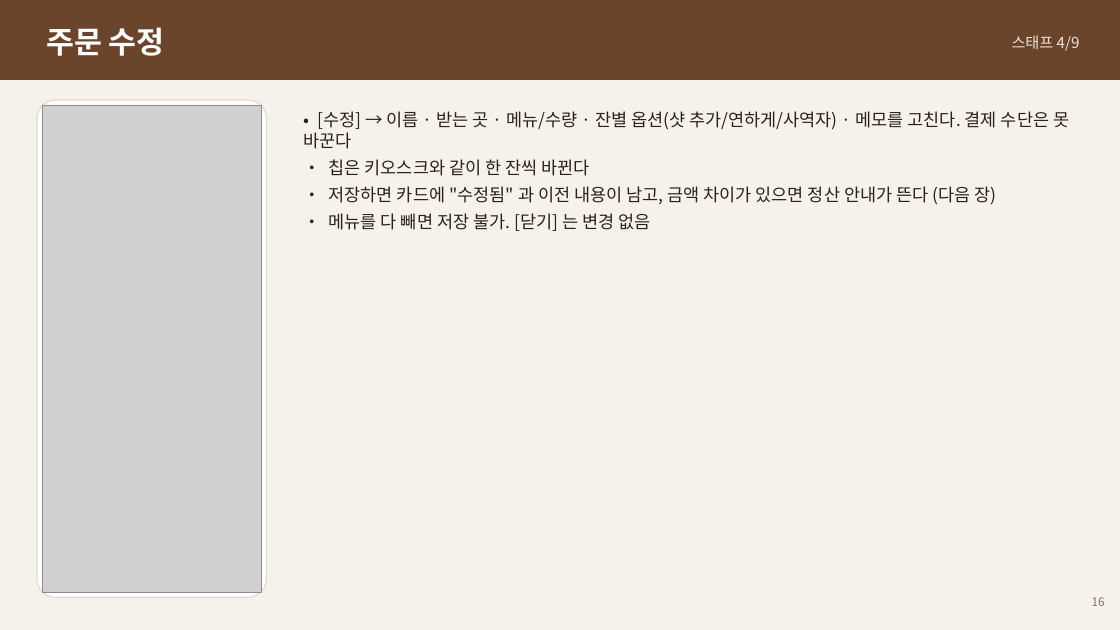
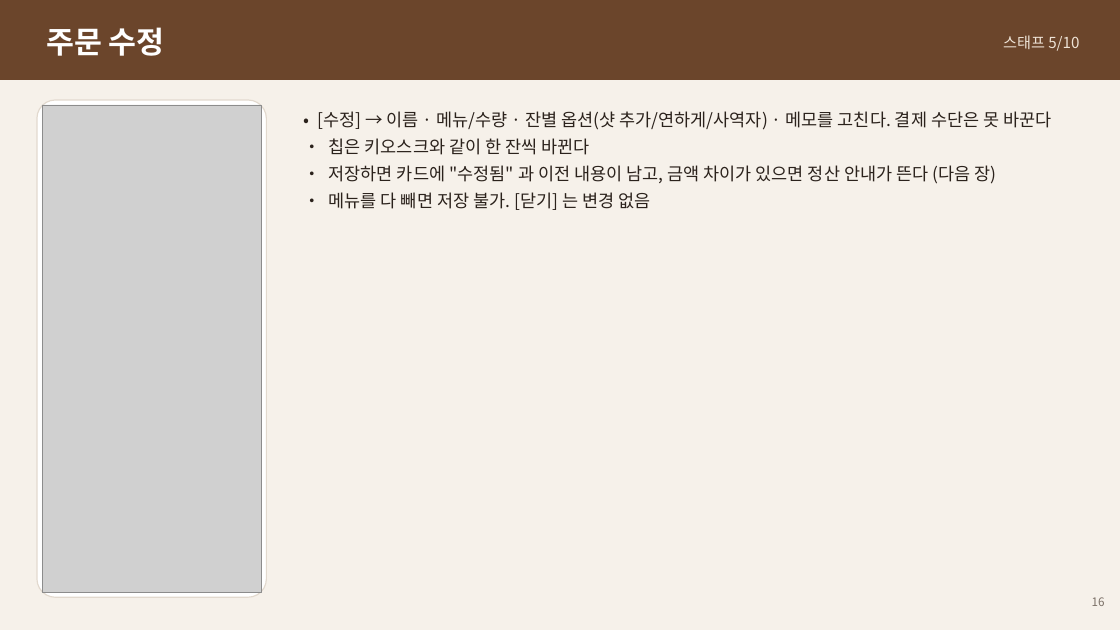
Before and after one commit to Danjjinbibbang/shine_kiosk, a slide deck: slide 16 of docs/manual/열린카페-사용자매뉴얼.pptx. Drawn at 1120x630 pixels with LibreOffice and Linux fonts; fonts in the diff are those of the drawing; grey boxes stand for pictures. Boxes give left, top, right and bottom in pixels: in the first picture for what was removed or moved away, otherwise in the second. Text is boxed around its words. In the diff, an @@ line names an element or a change of style, - is before the commit and + after.

```diff
--- a/docs/manual/열린카페-사용자매뉴얼.pptx
+++ b/docs/manual/열린카페-사용자매뉴얼.pptx
@@ text at [1003, 35, 1079, 51]: text changed @@
-스태프 4/9
+스태프 5/10
@@ text at [317, 111, 1051, 130]: text changed @@
-• [수정] → 이름 · 받는 곳 · 메뉴/수량 · 잔별 옵션(샷 추가/연하게/사역자) · 메모를 고친다. 결제 수단은 못 바꾼다
+• [수정] → 이름 · 메뉴/수량 · 잔별 옵션(샷 추가/연하게/사역자) · 메모를 고친다. 결제 수단은 못 바꾼다
```
Also in this commit, not shown: 17 other slides changed, 1 slide added, 1 slide removed, 43 other files.
